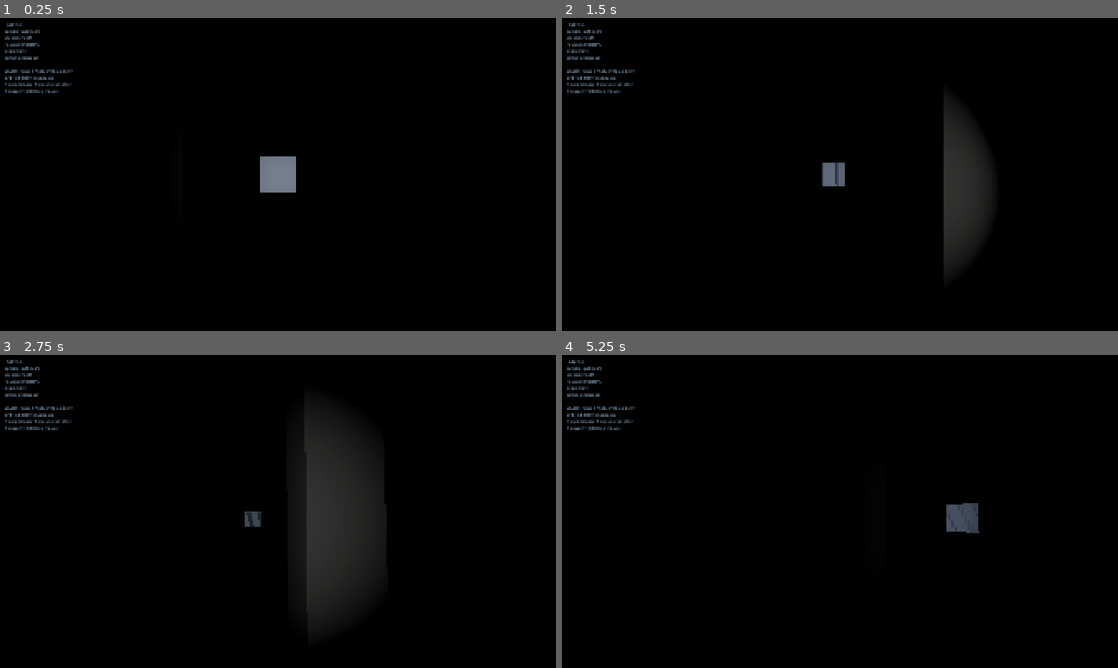
Above: before the commit, frames 1-4 (two rows, left to right).
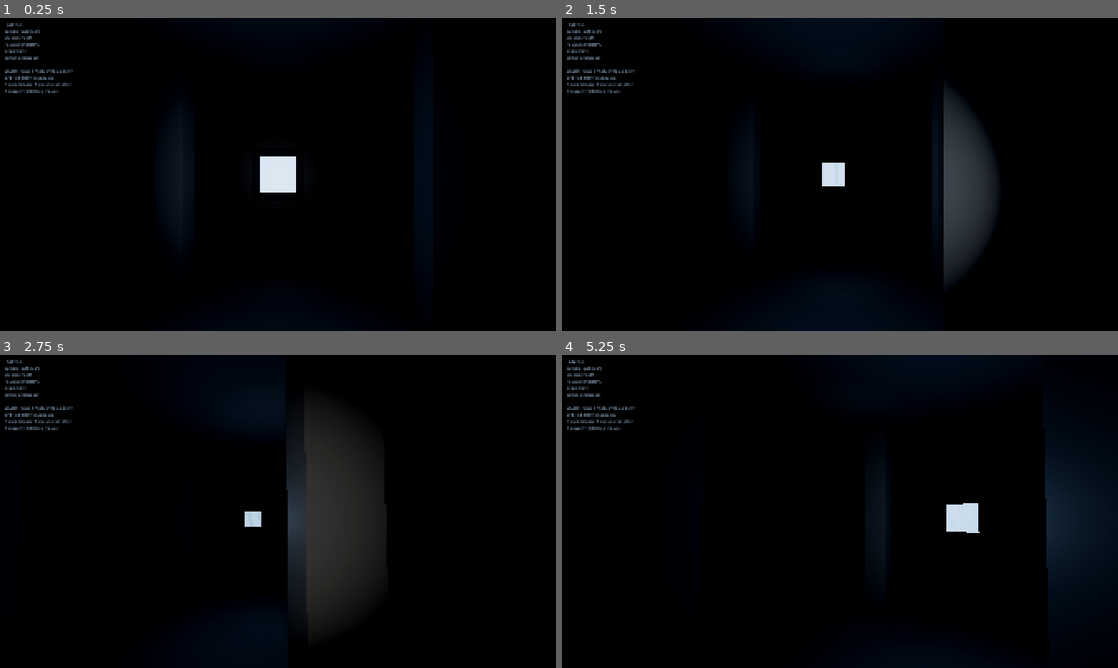
Above: after the commit, the same moments.

Repository: Screwloose-Games/back-in-the-game-jam
Game: Godot game, scene res://prototypes/object_carrying/object_carrying_prototype.tscn
Two runs of this game, one before a commit and one after it. Both use one fixed random seed, a clock stepped at 60 frames per second and the inputs below. The project has no main scene, so this scene is started directly.
Inputs (mouse positions are in pixels of both pictures, inside the frame that each line leads up to):
- Up to frame 1 (0.25 s): no input
- Up to frame 2 (1.5 s): tap Enter at 0.5 s; move the mouse to (867, 174) at 0.52 s; hold S (thrust_back) from 0.53 s (still down); tap F (grab) at 0.6 s; move the mouse to (812, 174) at 1.27 s; tap Shift (stabilize) at 1.35 s
- Up to frame 3 (2.75 s): keep holding S (thrust_back); move the mouse to (289, 505) at 2.02 s; tap T (toggle_tether) at 2.1 s
- Up to frame 4 (5.25 s): keep holding S (thrust_back); move the mouse to (834, 517) at 2.77 s; tap F (grab) at 2.85, 5.1 s; move the mouse to (878, 514) at 3.52 s; hold Shift (stabilize) 3.53-4.28 s; tap R (reset_player) at 4.25 s; move the mouse to (795, 508) at 4.27 s; tap T (toggle_tether) at 4.35 s; move the mouse to (845, 511) at 5.02 s

The runs differ from the first frame. In frame 1, 2.0% of the frame differs, in the area x 30-78%, y 32-68%; in frame 2, 2.5%; in frame 3, 1.9%; in frame 4, 5.6%, in the area x 57-100%, y 0-78%.

Commit message:
adding object glow

Diff:
--- a/prototypes/object_carrying/carry_knobs.gd
+++ b/prototypes/object_carrying/carry_knobs.gd
@@ -434,6 +434,46 @@
 const CARRY_OBJECT_LINEAR_DAMP := 0.05
 const CARRY_OBJECT_ANGULAR_DAMP := 0.05
 
+# --- Module lamp ------------------------------------------------------------
+#
+# The module carries its own light. Held, it sits a metre and a half in front of
+# your visor, which is squarely between the helmet lamp and everything you are
+# trying to steer around - carrying it unlit means hauling a shadow ahead of you
+# down the very corridor you are trying to see. Lit, the load is the reason you
+# can see rather than the reason you cannot.
+#
+# It stays lit whether or not anyone has hold of it, which also makes it
+# something you can spot across a dark chamber instead of hunting for.
+
+## Colour of the module's lamp, and of the glow on the module's own faces. One
+## value feeds both, so the thing you are carrying always looks like the source
+## of the light it is throwing. Cool against the helmet lamp's warm white, so
+## the two are told apart at a glance.
+const CARRY_OBJECT_LIGHT_COLOR := Color(0.55, 0.72, 0.95)
+
+## How far the module's lamp reaches, in metres. Kept under FOG_DEPTH_END, so
+## carrying it lights the room out to about where the fog closes in anyway.
+const CARRY_OBJECT_LIGHT_RANGE := 14.0
+
+## Brightness of the module's lamp. Held, this is most of what you see by, so it
+## is a bigger lever on how the prototype reads than anything else here.
+const CARRY_OBJECT_LIGHT_ENERGY := 2.0
+
+## How sharply the lamp falls off across its range. Higher keeps the light
+## gathered close around the module; 1.0 spreads it evenly to the edge.
+const CARRY_OBJECT_LIGHT_ATTENUATION := 1.0
+
+## How brightly the module's own faces glow. This throws no light on anything -
+## the lamp does that - it is only what keeps the module from reading as a dark
+## box sitting in the middle of a room it is supposed to be lighting.
+const CARRY_OBJECT_GLOW := 1.6
+
+## Whether the module's lamp casts shadows. Shadows are most of what makes the
+## lamp worth having, since a pillar you are about to swing the load into is
+## something you see by its shadow long before you see the pillar. They are also
+## the expensive half of it, so here is the switch.
+const CARRY_OBJECT_LIGHT_SHADOWS := true
+
 ## Where the player starts, far enough back that the object has to be found
 ## before it can be grabbed.
 const PLAYER_SPAWN := Vector3(0.0, 0.0, 6.0)
--- a/prototypes/object_carrying/chamber_generator.gd
+++ b/prototypes/object_carrying/chamber_generator.gd
@@ -21,6 +21,12 @@
 const HULL_LAYER := 1
 const PLAYER_LAYER := 2
 const CARRYABLE_LAYER := 8
+
+## The render layer the module's mesh is given, to itself, so the module's own
+## lamp can be told to ignore it. Nothing else uses render layers, and every
+## camera draws all of them, so this changes nothing about how it is drawn.
+const MODULE_RENDER_LAYER := 2
+const ALL_RENDER_LAYERS := 0xFFFFFFFF
 
 var _carry_object: RigidBody3D
 
@@ -160,8 +166,11 @@
 	object_mesh.size = object_size
 	var mesh_instance := MeshInstance3D.new()
 	mesh_instance.mesh = object_mesh
-	mesh_instance.material_override = CARRY_OBJECT_MATERIAL
+	mesh_instance.material_override = _make_glowing_material()
+	mesh_instance.layers = MODULE_RENDER_LAYER
 	_carry_object.add_child(mesh_instance)
+
+	_carry_object.add_child(_make_module_lamp())
 
 	var object_shape := BoxShape3D.new()
 	object_shape.size = object_size
@@ -170,3 +179,38 @@
 	_carry_object.add_child(collider)
 
 	add_child(_carry_object)
+
+
+## The module's lamp, sitting at its centre.
+##
+## Which means the module is wrapped right around its own light, and a lamp shut
+## inside a solid box lights nothing at all: the shadow map is rendered from in
+## there, so the six faces enclosing it put the entire room in shadow. Dropping
+## the module's mesh from this lamp's shadow casters is what opens it up, and it
+## is better than the alternatives - the mesh still casts a proper shadow under
+## the helmet lamp and anything else in the scene, and the lamp still shows you
+## every pillar between you and the walls.
+func _make_module_lamp() -> OmniLight3D:
+	var lamp := OmniLight3D.new()
+	lamp.name = "ModuleLamp"
+	lamp.light_color = CarryKnobs.CARRY_OBJECT_LIGHT_COLOR
+	lamp.light_energy = CarryKnobs.CARRY_OBJECT_LIGHT_ENERGY
+	lamp.omni_range = CarryKnobs.CARRY_OBJECT_LIGHT_RANGE
+	lamp.omni_attenuation = CarryKnobs.CARRY_OBJECT_LIGHT_ATTENUATION
+	lamp.shadow_enabled = CarryKnobs.CARRY_OBJECT_LIGHT_SHADOWS
+	lamp.shadow_caster_mask = ALL_RENDER_LAYERS & ~MODULE_RENDER_LAYER
+	return lamp
+
+
+## The module's surface, glowing in the same colour its lamp throws.
+##
+## Taken from a copy rather than set on the shared material, because the colour
+## and the strength of the glow belong with the lamp's own values in
+## carry_knobs.gd: a module that glows a different colour to the light coming
+## off it reads as lit by something else in the room.
+func _make_glowing_material() -> StandardMaterial3D:
+	var material: StandardMaterial3D = CARRY_OBJECT_MATERIAL.duplicate()
+	material.emission_enabled = true
+	material.emission = CarryKnobs.CARRY_OBJECT_LIGHT_COLOR
+	material.emission_energy_multiplier = CarryKnobs.CARRY_OBJECT_GLOW
+	return material
--- a/prototypes/object_carrying/materials/carry_object_material.tres
+++ b/prototypes/object_carrying/materials/carry_object_material.tres
@@ -6,6 +6,3 @@
 metallic = 0.5
 metallic_specular = 0.4
 roughness = 0.5
-emission_enabled = true
-emission = Color(0.55, 0.62, 0.78, 1)
-emission_energy_multiplier = 0.35
